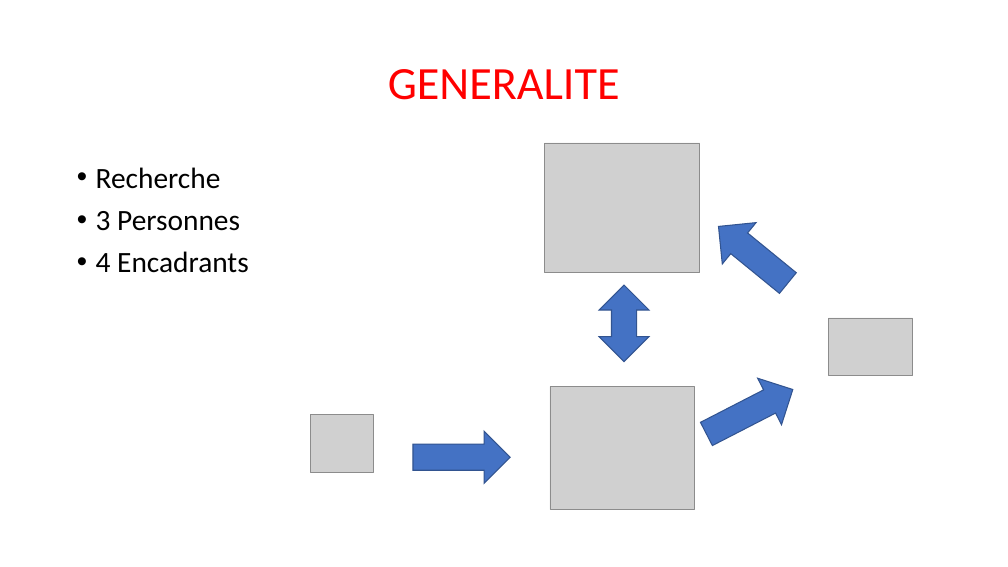
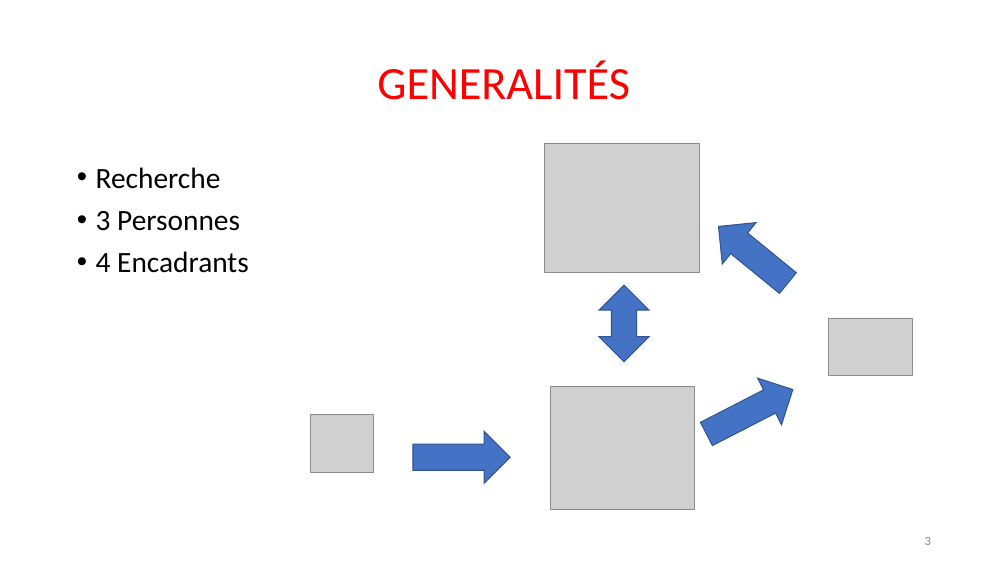
Before and after one commit to Sle3pingForest/StageL3, a slide deck: slide 3 of RapportNam/soutenance.pptx. Drawn at 1008x567 pixels with LibreOffice and Linux fonts; fonts in the diff are those of the drawing; grey boxes stand for pictures. Boxes give left, top, right and bottom in pixels: in the first picture for what was removed or moved away, otherwise in the second. Text is boxed around its words. In the diff, an @@ line names an element or a change of style, - is before the commit and + after.

```diff
--- a/RapportNam/soutenance.pptx
+++ b/RapportNam/soutenance.pptx
@@ title at (377,61,630,100): text changed @@
-GENERALITE
+GENERALITÉS
@@ page number added at (925,537,931,545), 12 pt, text #8C8C8C @@
+3
```
Also in this commit, not shown: 14 other slides changed.
